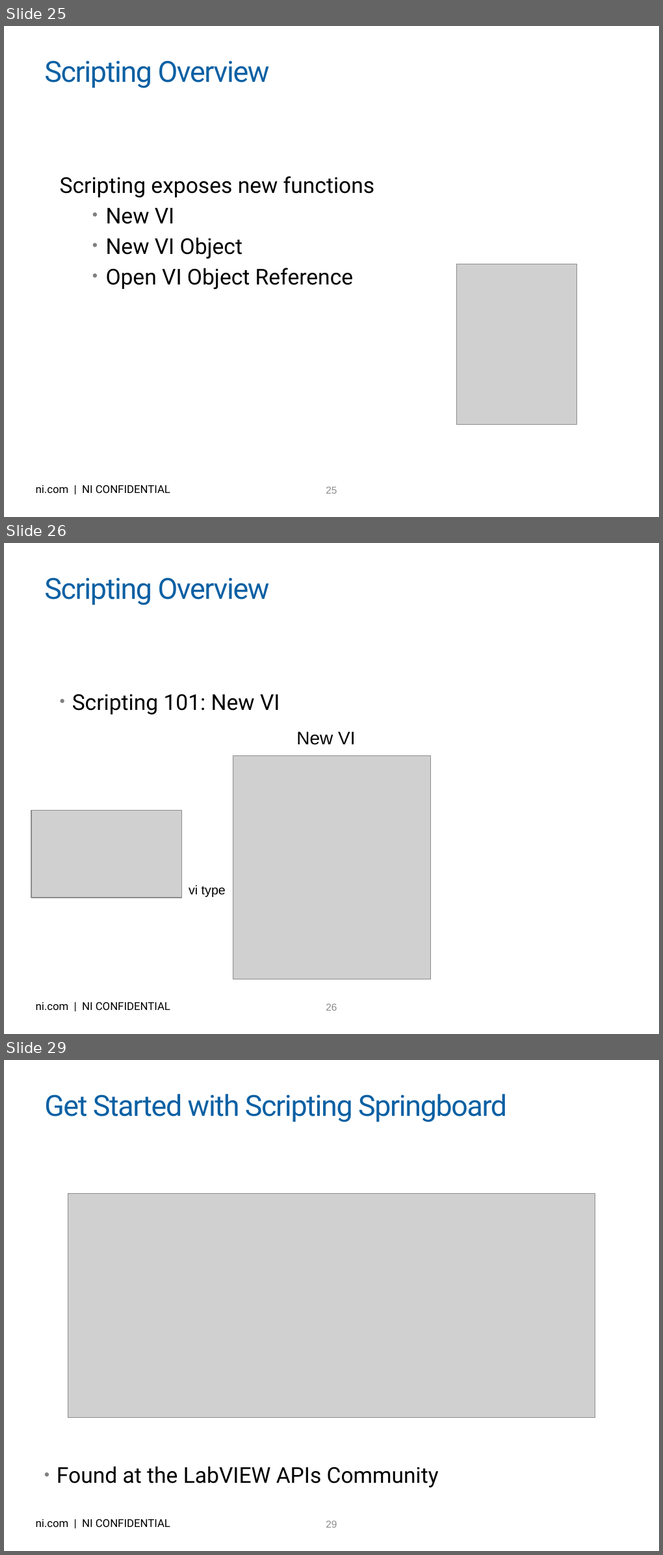
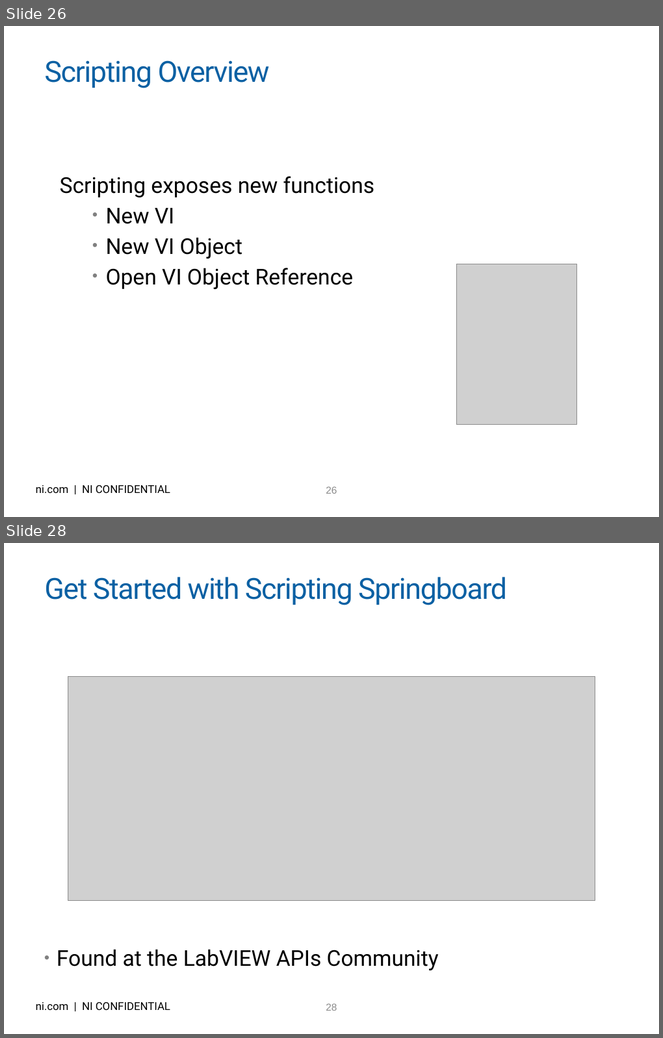
Before and after one commit to njhollenback/Presentations, a slide deck: LV for Advanced Apps - 10 Keys to Success.pptx. Shown one above the other, each under a label of ours: slides 25, 26 and 29 before the commit, slides 26 and 28 after it; the slides between them are not shown. The pictures are 663x1555 and 663x1038 pixels, drawn with LibreOffice and Linux fonts; fonts in the diff are those of the drawing; grey boxes stand for pictures; background and template pictures are left out. Boxes give left, top, right and bottom in pixels: in the first picture for what was removed or moved away, otherwise in the second. Text is boxed around its words. In the diff, an @@ line names an element or a change of style, - is before the commit and + after.

```diff
--- a/LV for Advanced Apps - 10 Keys to Success.pptx
+++ b/LV for Advanced Apps - 10 Keys to Success.pptx
@@ slide 26 removed at [4, 543, 659, 1034], background picture (left out); not listed: 2 template elements that a slide beside it also shows @@
@@ title removed at [44, 577, 270, 605] @@
-Scripting Overview
@@ text removed at [72, 694, 280, 715] @@
-• Scripting 101: New VI
@@ text removed at [296, 731, 355, 745] @@
-New VI
@@ picture removed at [233, 756, 431, 980] @@
@@ picture removed at [31, 810, 182, 897] @@
@@ text removed at [189, 885, 226, 897] @@
-vi type
@@ what was slide 25 is now slide 26 @@
@@ page number at [326, 487, 337, 494]: text changed @@
-25
+26
@@ what was slide 29 is now slide 28 @@
```
Also in this commit, not shown: 8 slides changed, 4 slides added, 2 other slides removed.
